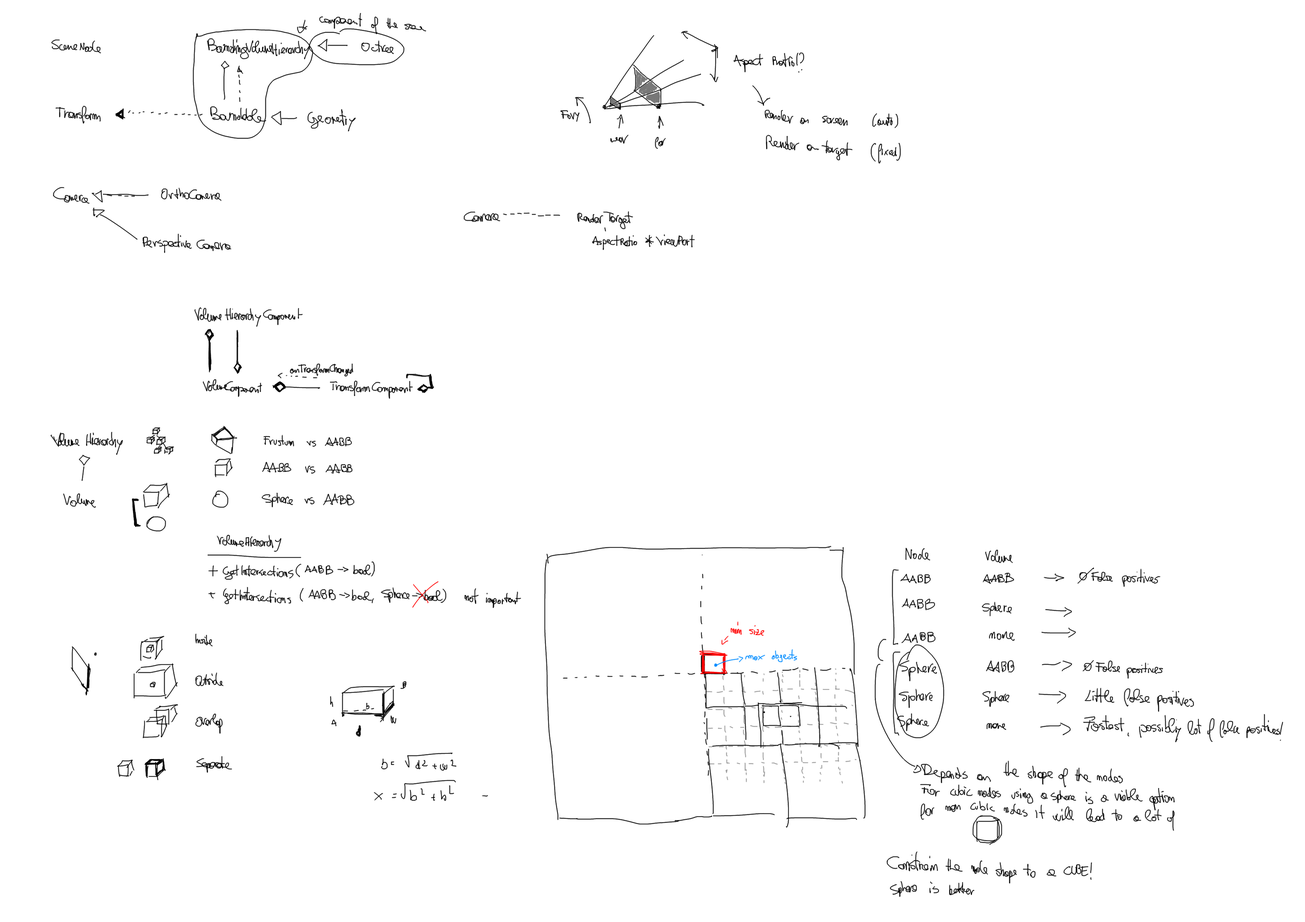
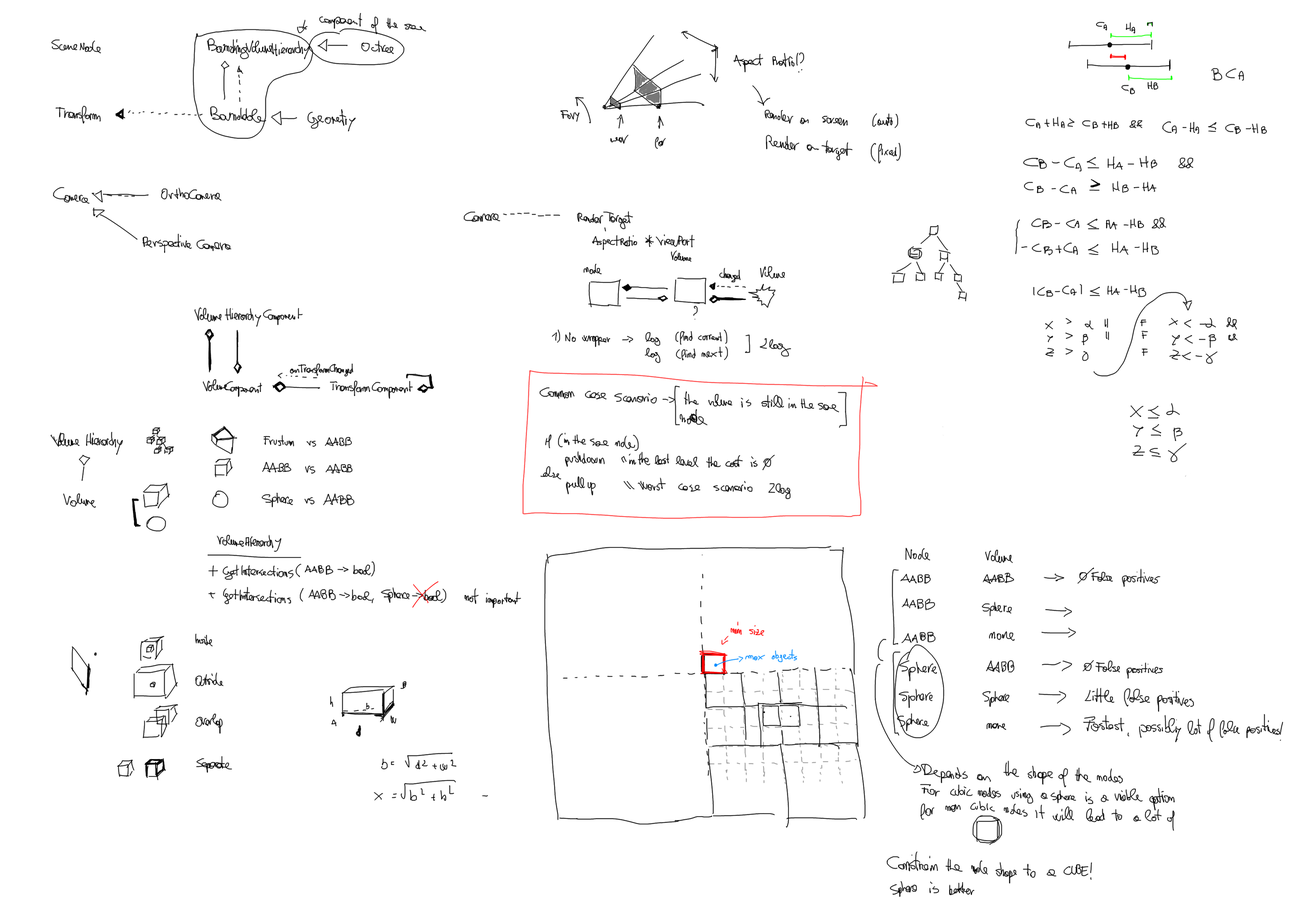
Layered file, before and after one edit (1305 × 922). Changes by layer:
painted on "Background" over [522,21,1267,520]
